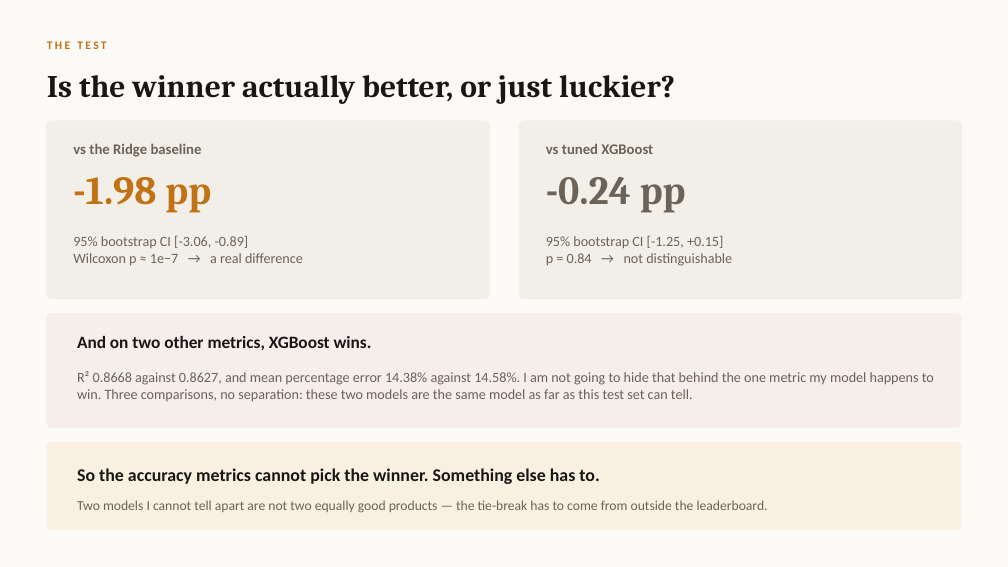
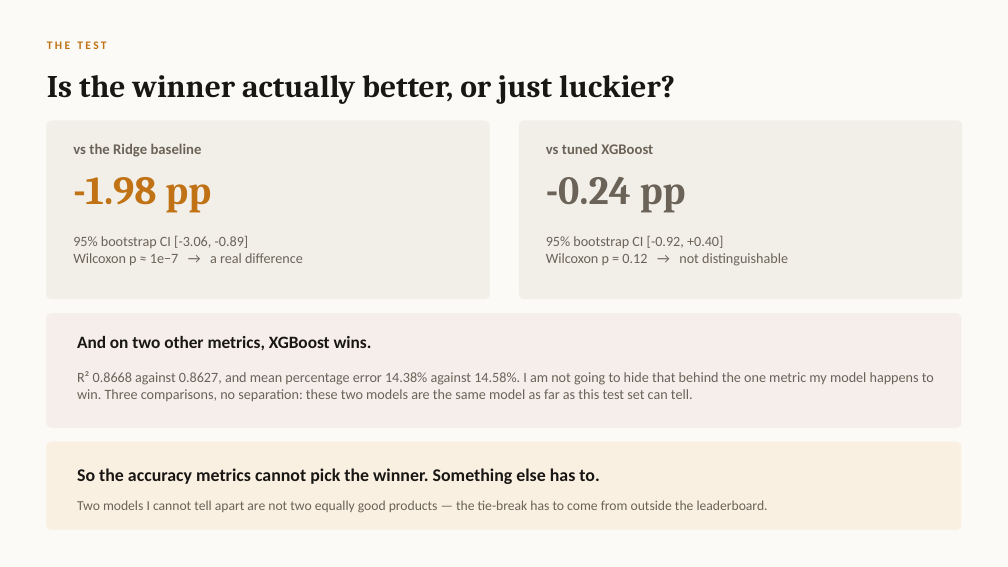
Before and after one commit to EsraaMaamoun/real-estate-machine, a slide deck: slide 12 of reports/Real_Estate_Machine_defense.pptx. Drawn at 1008x567 pixels with LibreOffice and Linux fonts; fonts in the diff are those of the drawing. Boxes give left, top, right and bottom in pixels: in the first picture for what was removed or moved away, otherwise in the second. Text is boxed around its words. In the diff, an @@ line names an element or a change of style, - is before the commit and + after.

```diff
--- a/reports/Real_Estate_Machine_defense.pptx
+++ b/reports/Real_Estate_Machine_defense.pptx
@@ text at [546, 236, 788, 266]: text changed @@
-95% bootstrap CI [-1.25, +0.15]
-p = 0.84 → not distinguishable
+95% bootstrap CI [-0.92, +0.40]
+Wilcoxon p = 0.12 → not distinguishable
```
Also in this commit, not shown: 7 other slides changed.
